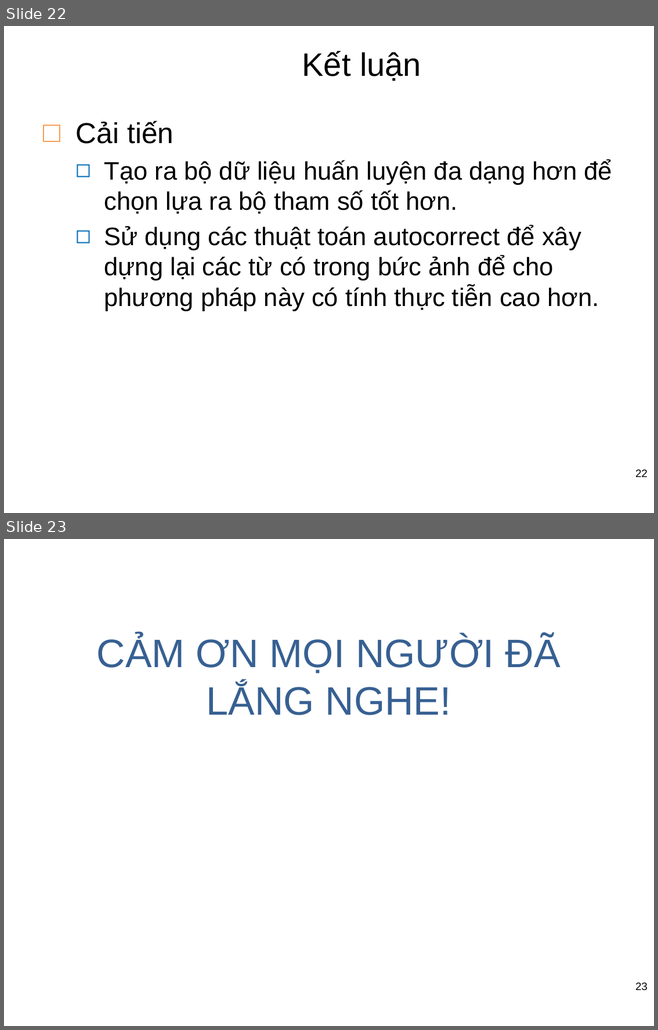
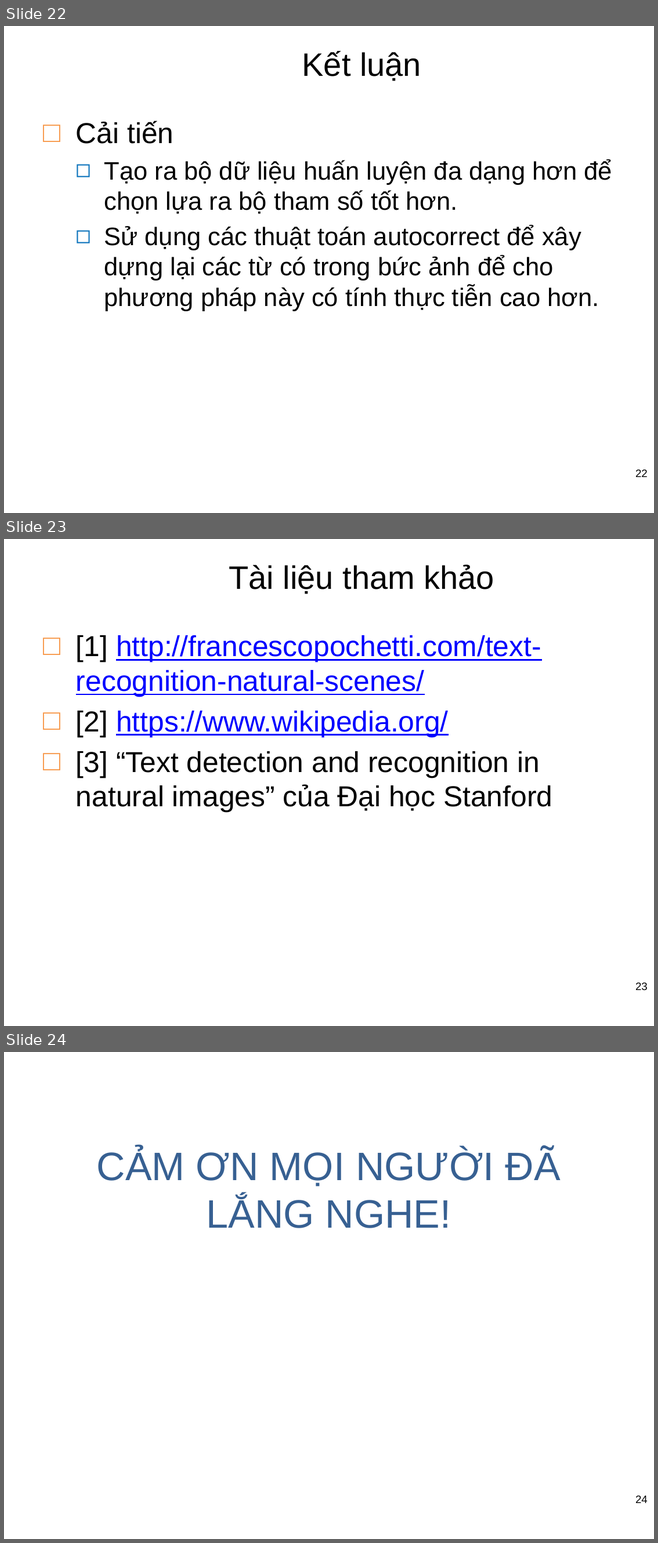
Before and after one commit to hmchuong/ComputerVision-Python-EnglishTextRecognitionInNaturalScenes, a slide deck: report/Slide.pptx. Shown one above the other, each under a label of ours: slides 22 and 23 before the commit, slides 22, 23 and 24 after it. The pictures are 658x1030 and 658x1543 pixels, drawn with LibreOffice and Linux fonts; fonts in the diff are those of the drawing; background and template pictures are left out. Boxes give left, top, right and bottom in pixels: in the first picture for what was removed or moved away, otherwise in the second. Text is boxed around its words. In the diff, an @@ line names an element or a change of style, - is before the commit and + after.

```diff
--- a/report/Slide.pptx
+++ b/report/Slide.pptx
@@ slide 23 added at (x1=4, y1=539, x2=654, y2=1026), background picture (left out) @@
@@ title added at (x1=229, y1=565, x2=494, y2=594), 36 pt, text #000000 @@
+Tài liệu tham khảo
@@ text added at (x1=76, y1=635, x2=552, y2=813), 32 pt, text #0000FF, underline @@
+□ [1] http://francescopochetti.com/text-recognition-natural-scenes/
+□ [2] https://www.wikipedia.org/
+□ [3] “Text detection and recognition in natural images” của Đại học Stanford
@@ page number added at (x1=635, y1=983, x2=647, y2=990), 12 pt, text #000000 @@
+23
@@ what was slide 23 is now slide 24 @@
@@ page number at (x1=635, y1=1496, x2=647, y2=1503): text changed @@
-23
+24
```
Also in this commit, not shown: 4 slides changed.
